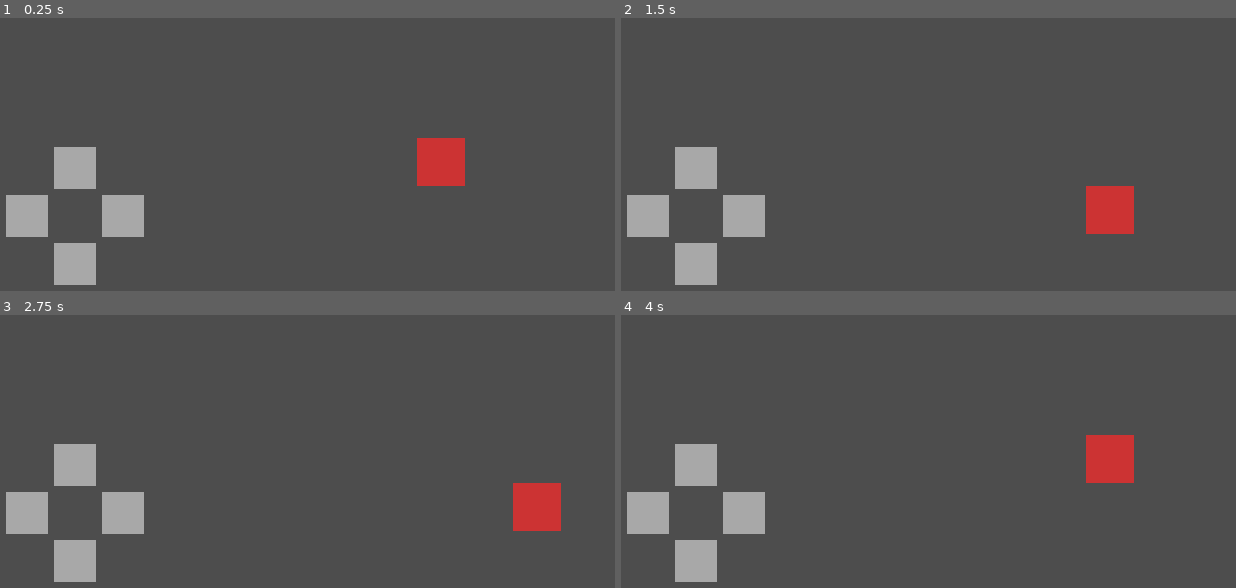
Above: before the commit, frames 1-4 (two rows, left to right).
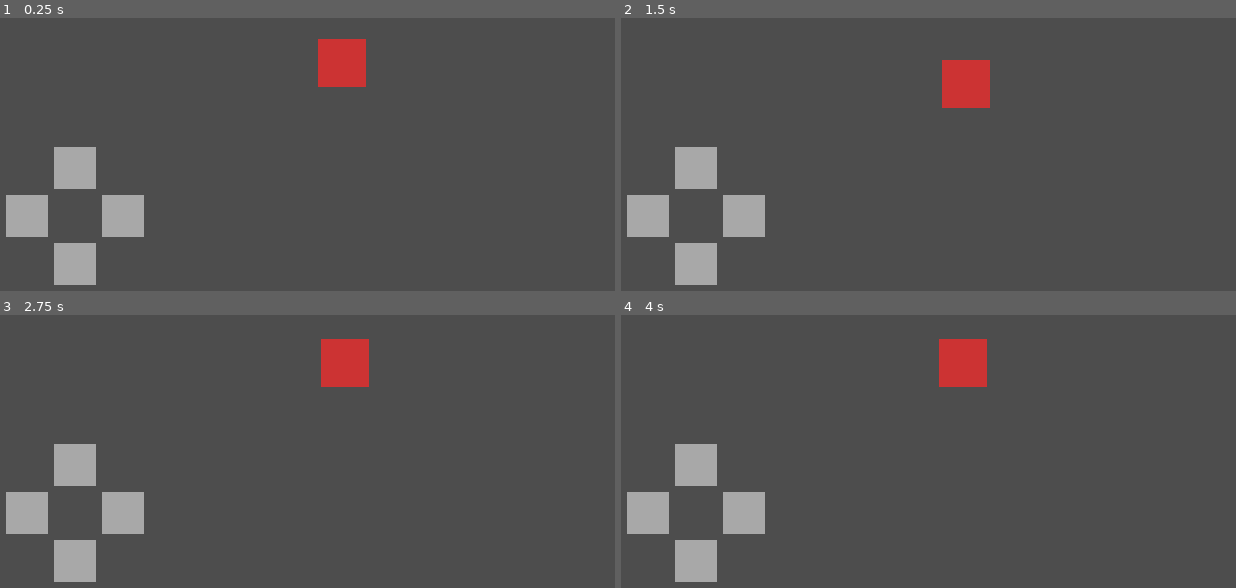
Above: after the commit, the same moments.

Repository: DiegoPistorio/leyendas-del-monte
Game: Godot game, scene res://scenes/world/world_test.tscn
The game is run twice, just before and just after one commit, with the same random seed, the same clock (stepped at 60 frames per second) and the same inputs.
Inputs:
- Up to frame 1 (0.25 s): no input
- Up to frame 2 (1.5 s): hold Right (ui_right) 0.53-1.28 s; hold Down (ui_down) from 1.28 s (still down)
- Up to frame 3 (2.75 s): tap Enter at 2 s; release Down (ui_down) at 2.03 s; hold Right (ui_right) from 2.03 s (still down)
- Up to frame 4 (4 s): release Right (ui_right) at 2.78 s; hold Up (ui_up) 2.78-3.53 s; tap Space at 3.5 s; hold Left (ui_left) from 3.53 s (still down)

The runs differ from the first frame. In frame 1, 2.7% of the frame differs, in the area x 51-76%, y 7-62%; in frame 2, 2.7%; in frame 3, 2.7%; in frame 4, 2.7%.

Commit message:
fix: skip camera limits when the test map has no tiles yet
get_used_rect() returns a zero-size rect before any cell is painted,
which would otherwise pin the camera to (0,0) regardless of the
player's position.

Co-Authored-By: Claude Sonnet 5 <noreply@anthropic.com>

Diff:
--- a/scenes/world/player.gd
+++ b/scenes/world/player.gd
@@ -34,6 +34,8 @@
 
 
 func set_camera_limits(used_rect: Rect2i) -> void:
+	if used_rect.size == Vector2i.ZERO:
+		return
 	camera.limit_left = used_rect.position.x * tile_size
 	camera.limit_top = used_rect.position.y * tile_size
 	camera.limit_right = used_rect.end.x * tile_size
